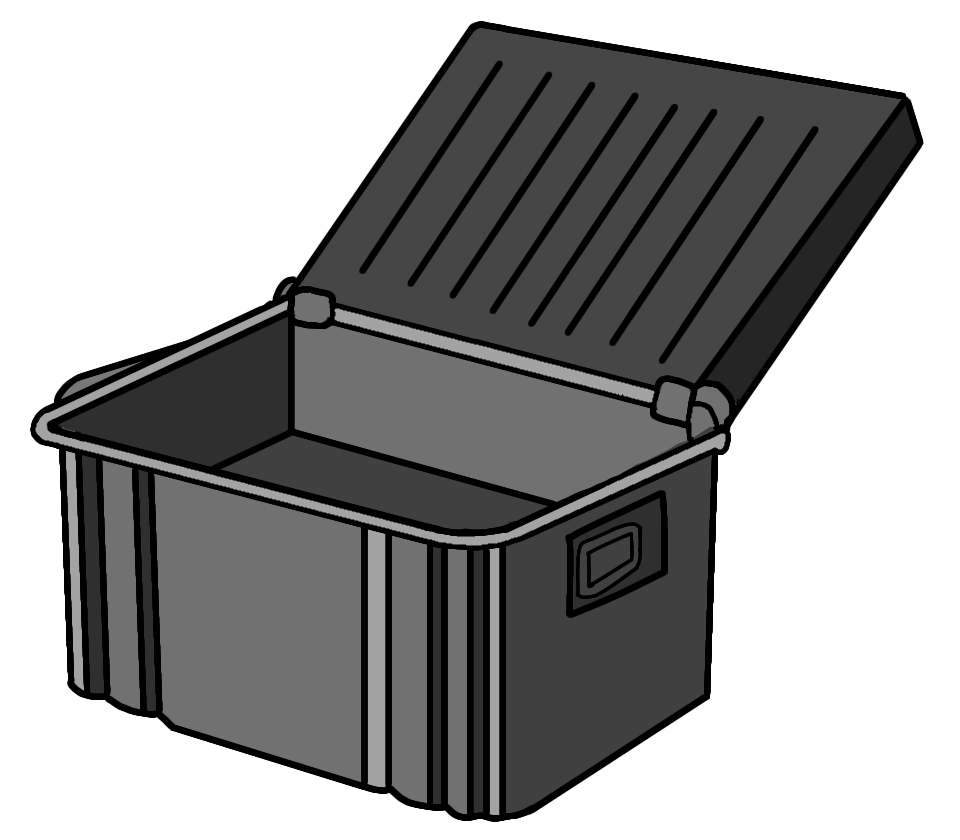
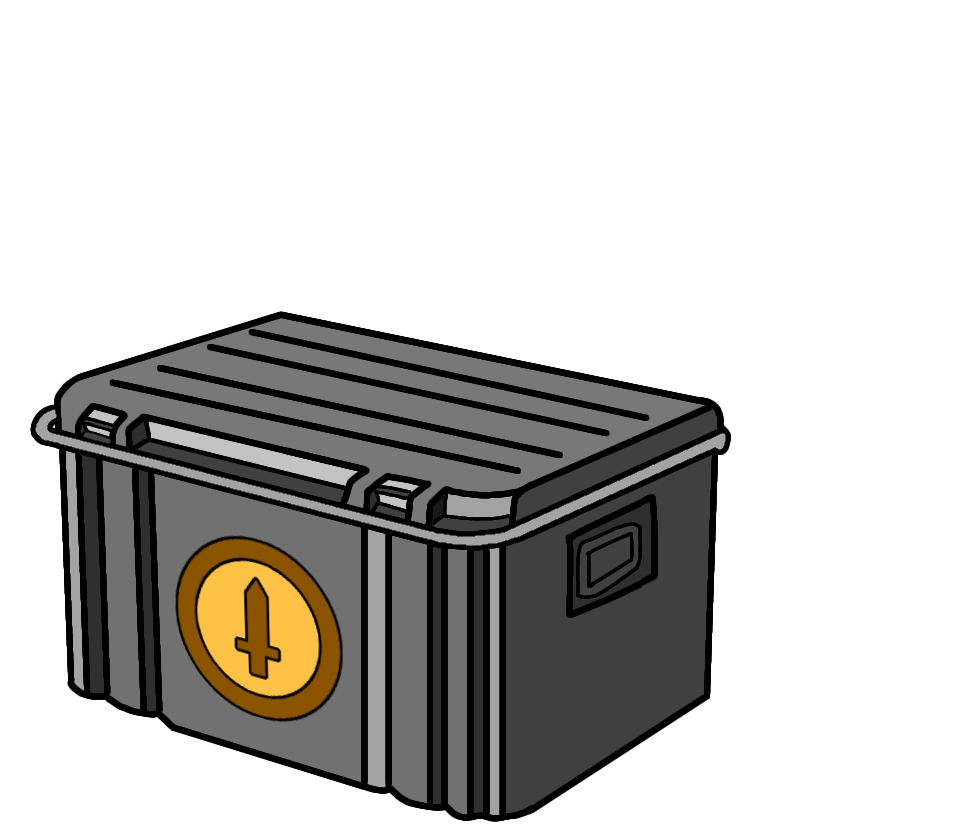
Revision of a layered 960×840 image; what changed, layer by layer:
pixels changed over [30,21,924,822] (layer not identified)